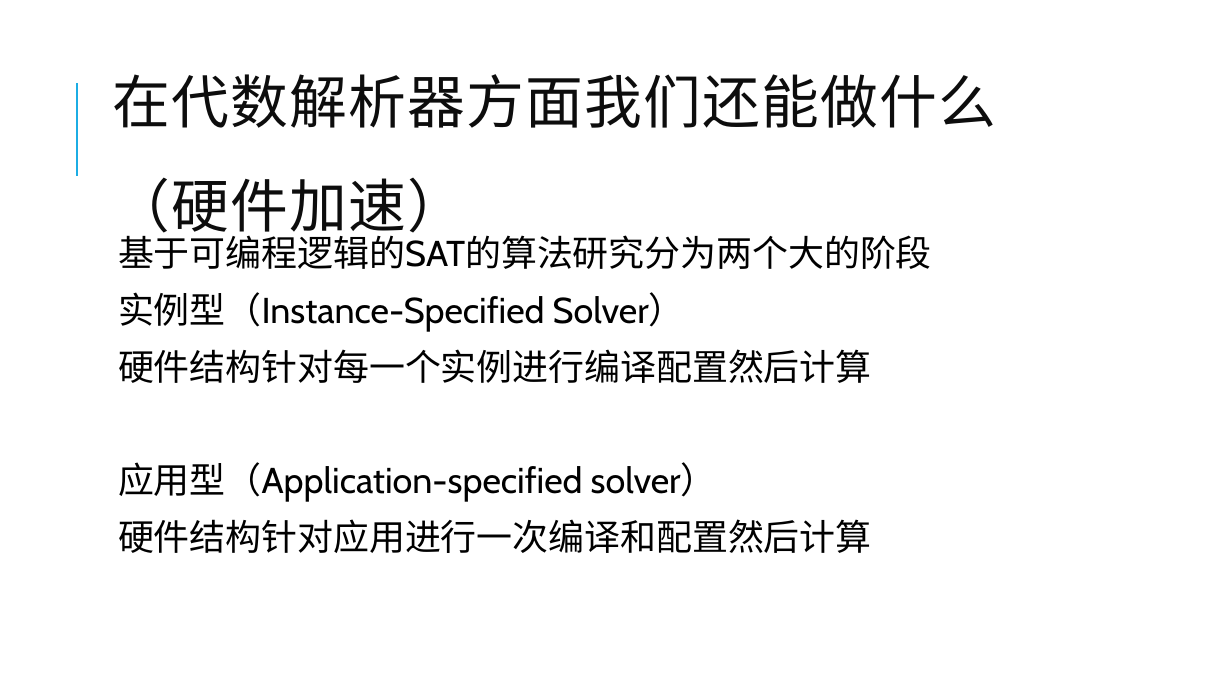
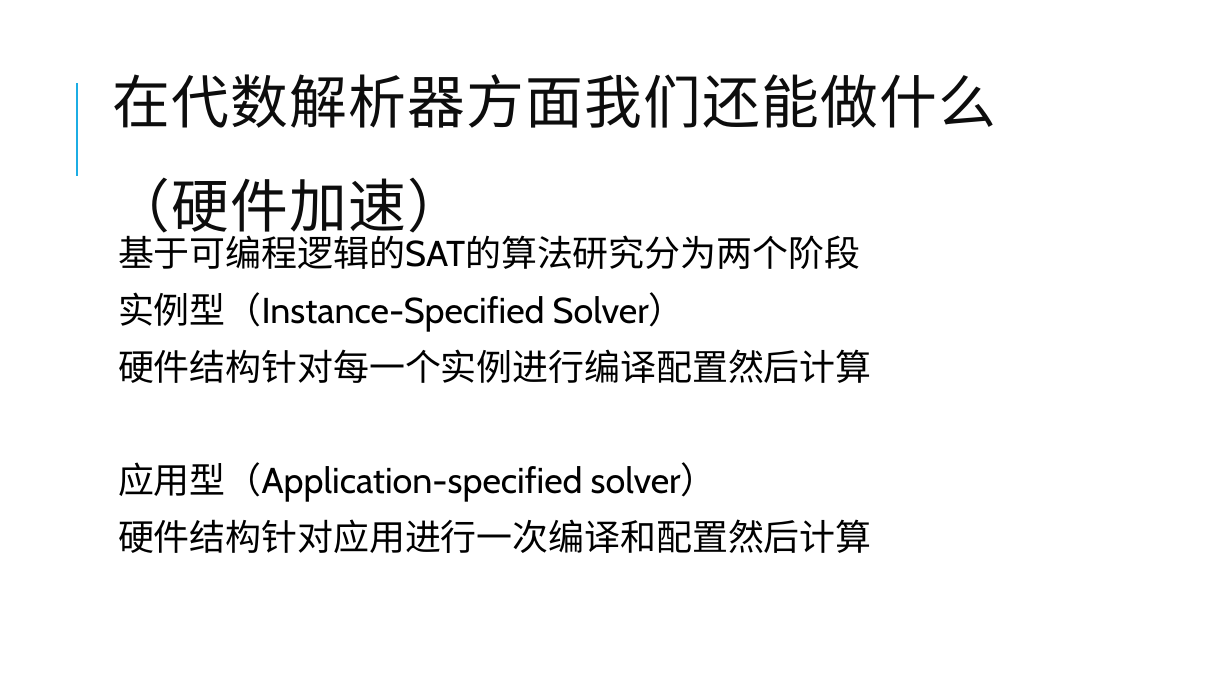
Before and after one commit to yberlin/hello-world, a slide deck: slide 31 of 数电/代数解析器与其密码学领域的应用.pptx. Drawn at 1232x693 pixels with LibreOffice and Linux fonts; fonts in the diff are those of the drawing. Boxes give left, top, right and bottom in pixels: in the first picture for what was removed or moved away, otherwise in the second. Text is boxed around its words. In the diff, an @@ line names an element or a change of style, - is before the commit and + after.

```diff
--- a/数电/代数解析器与其密码学领域的应用.pptx
+++ b/数电/代数解析器与其密码学领域的应用.pptx
@@ text at <box>118,230,860,269</box>: text changed @@
-  基于可编程逻辑的SAT的算法研究分为两个大的阶段
+  基于可编程逻辑的SAT的算法研究分为两个阶段
```
Also in this commit, not shown: 3 other slides changed, 4 slides added.
